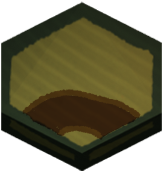
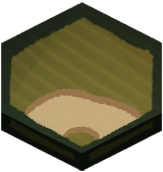
Layers edited between the first and the second 163x172 image:
pixels changed over [22, 88, 141, 141] (layer not identified)
